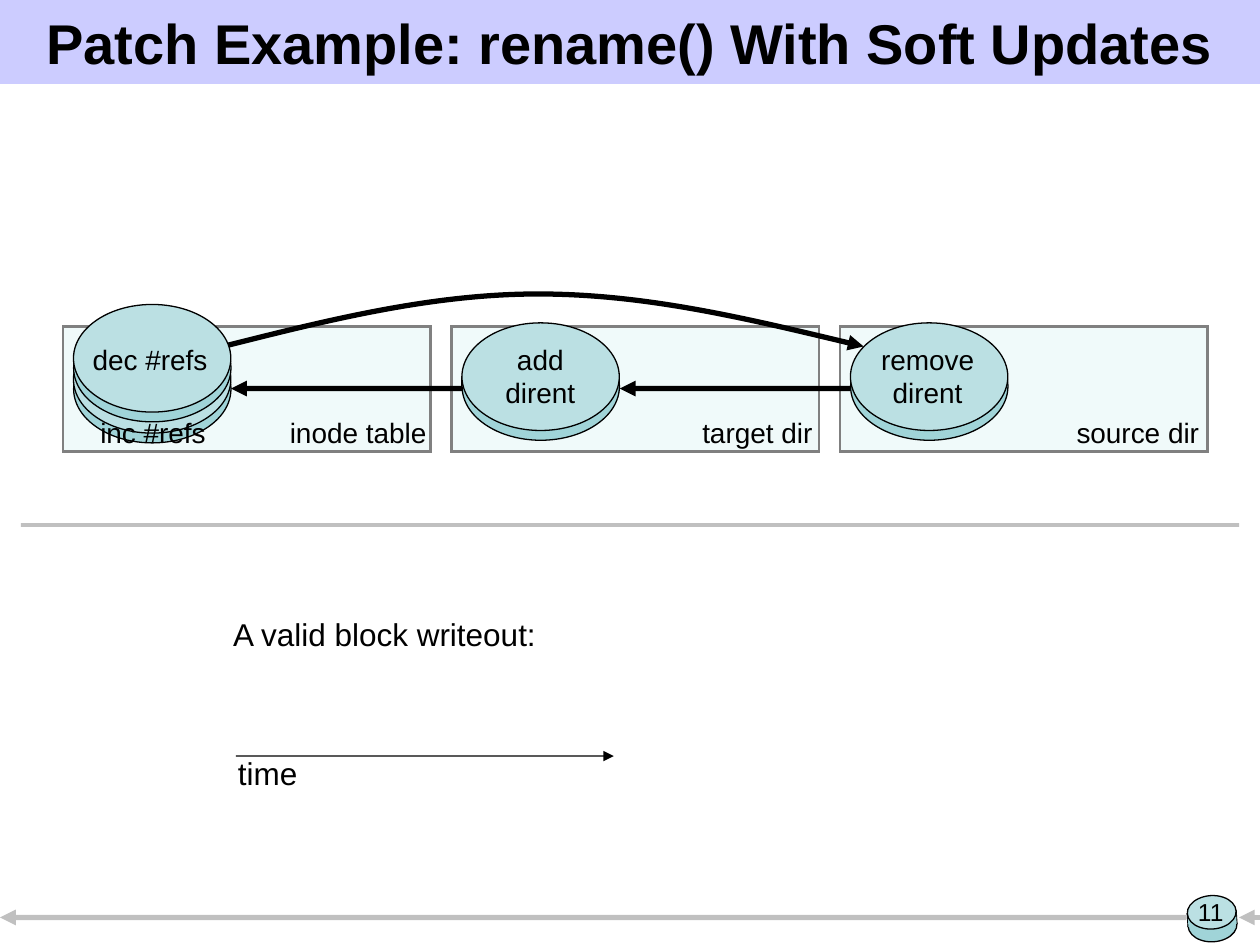
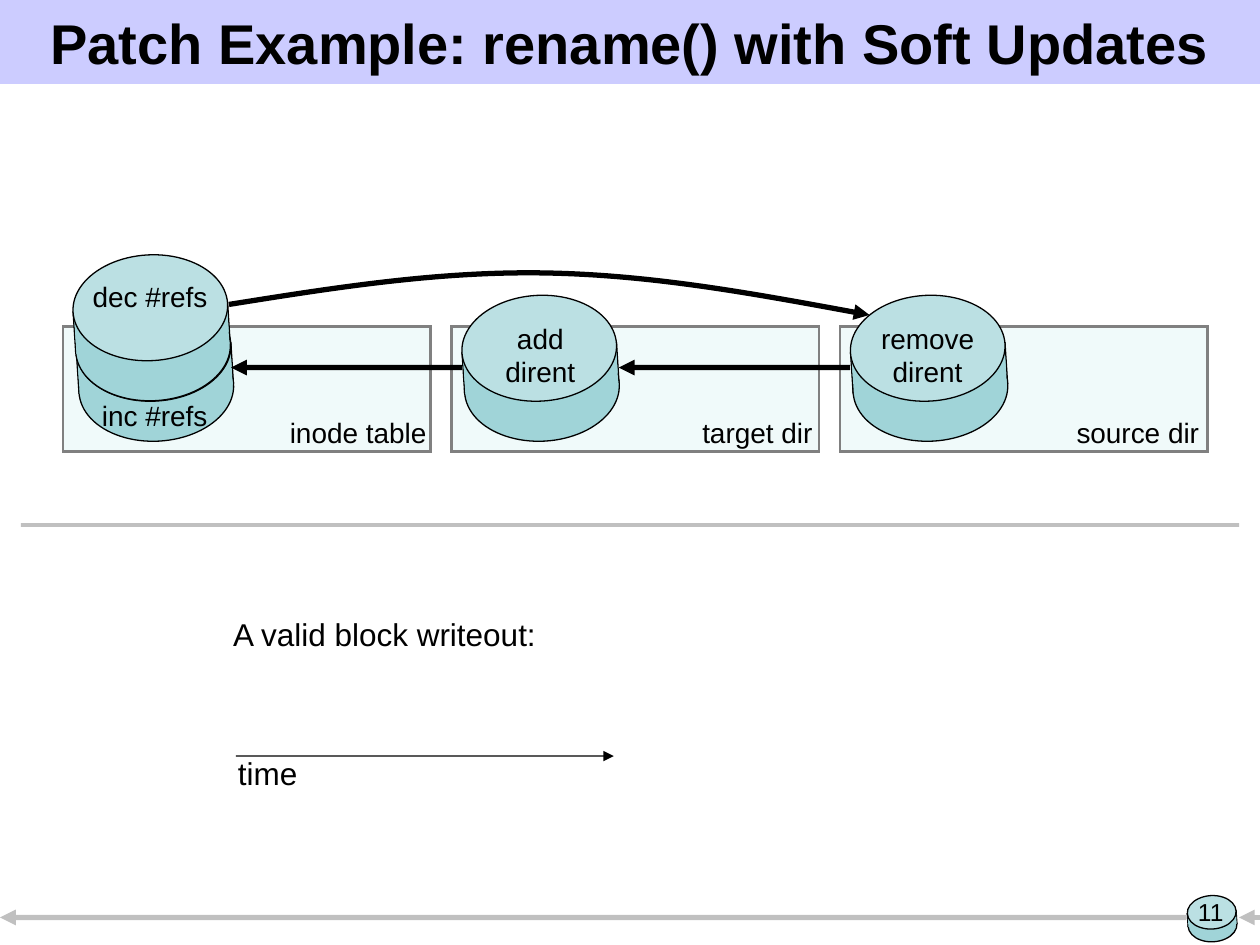
Before and after one commit to ucla-readable/fstitch-doc, a slide deck: slide 11 of sosp/pres.ppt. Drawn at 1260x945 pixels with LibreOffice and Linux fonts; fonts in the diff are those of the drawing. Boxes give left, top, right and bottom in pixels: in the first picture for what was removed or moved away, otherwise in the second. Text is boxed around its words. In the diff, an @@ line names an element or a change of style, - is before the commit and + after.

Commit message:
Revert to e48819c1fccedc65bc6fd3e7aae8819ba793f86e (Remove crash todo...) to move from thin back to thick patches.

```diff
--- a/sosp/pres.ppt
+++ b/sosp/pres.ppt
@@ title at <box>50,23,1208,75</box>: text changed @@
-Patch Example: rename() With Soft Updates
+Patch Example: rename() with Soft Updates
@@ text "dec #refs": place and size @@
-text "dec #refs" at <box>93,349,207,371</box>
+text "dec #refs" at <box>93,286,207,308</box>
@@ freeform shape: place and size @@
-freeform shape at <box>223,294,863,346</box>
+freeform shape at <box>229,271,869,315</box>
@@ rotation 0 to 356 degrees in 16 elements at <box>462,331,623,445</box>, <box>850,331,1011,445</box>, <box>77,331,237,445</box>, <box>74,291,235,405</box>, <box>73,291,233,405</box>, <box>460,291,620,405</box>, <box>848,291,1008,405</box>, <box>77,344,233,394</box>, <box>463,344,619,394</box>, <box>852,344,1008,394</box>, <box>77,343,234,393</box>, <box>463,343,620,393</box>, <box>851,343,1008,393</box>, <box>70,250,231,364</box>, <box>74,304,230,354</box>, <box>73,303,230,353</box> @@
@@ text removed at <box>102,368,207,371</box> @@
-inc #refs
@@ 3 texts, 2 arrows: place and size @@
-3 texts, 2 arrows at <box>100,349,974,449</box>
+3 texts, 2 arrows at <box>102,328,974,431</box>
```
Also in this commit, not shown: 18 other slides changed, 2 slides added, 1 slide removed.
